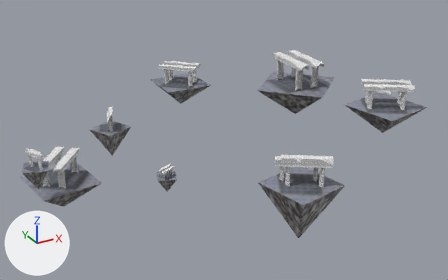
Before and after pictures for a commit that changed the glTF model models/islands.gltf.
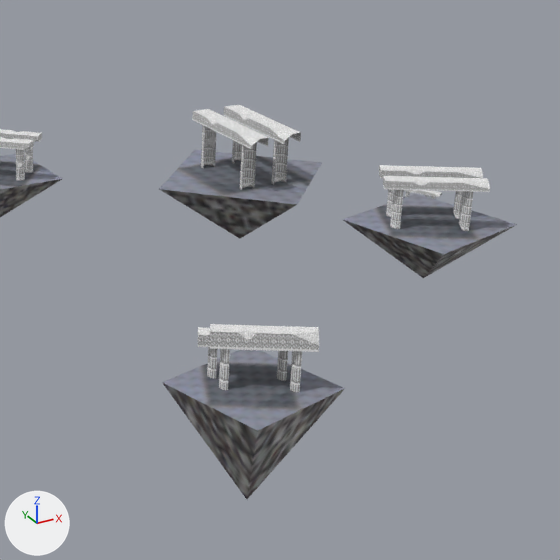
Each version appears first whole from a camera (50 mm lens) standing at (-439.0, -795.0, 396.0) and looking at (-21.0, -36.0, 17.0), and next in a close-up on the part from 40% to 100% of the width and 0% to 95% of the height. Every picture has the same lights, and +X, +Y and +Z are marked at lower left. Where no turn or scale is listed for an object, it has been applied to the vertices.

In view in the first close-up: 'LLL.004', 'LLL.005', 'LLL.008', 'LLL.020', 'LLL.023', 'Room_1.042', 'Room_1.043'.
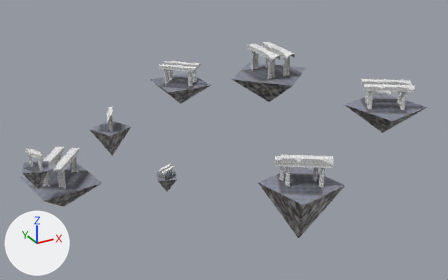
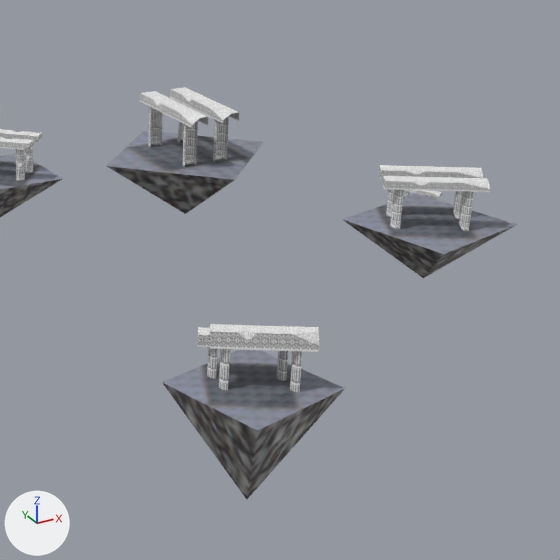
Location of each change, (x1, y1, x2, y2) in pixels of the close-ups (560 x 560 px):
'LLL.023', moved
    before: (159, 105, 322, 238)
    after: (107, 87, 263, 214)

What the commit changed:
Object 'LLL.023' (ob_lll_023) moves from (198.3, 87.9, 23.2) to (194.3, 171.4, 20.4).
